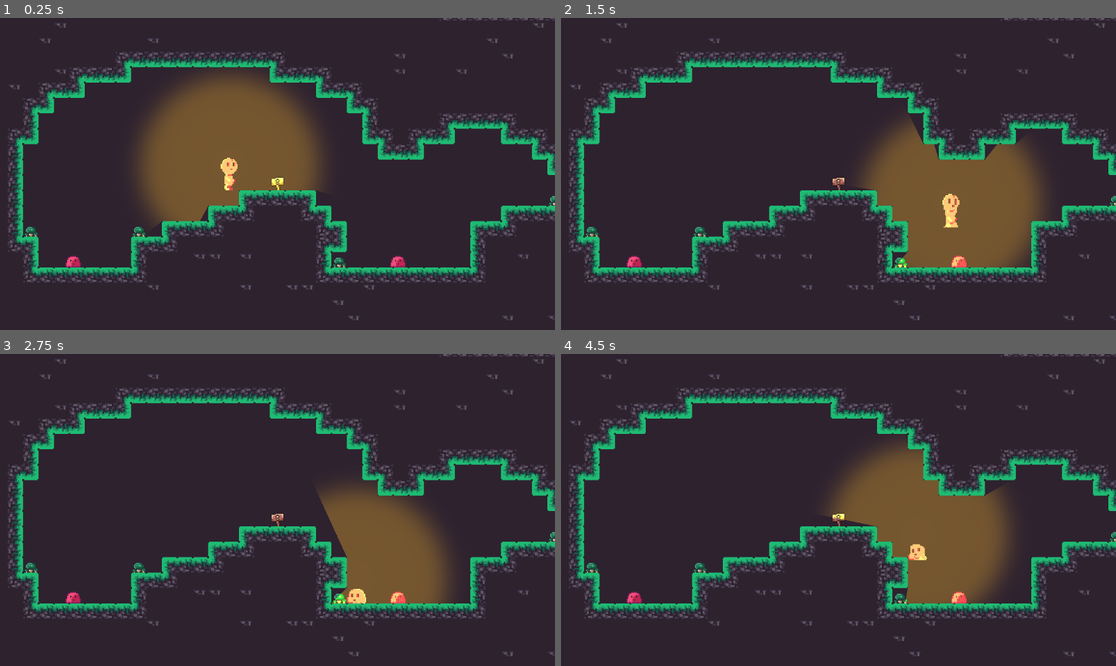
Above: before the commit, frames 1-4 (two rows, left to right).
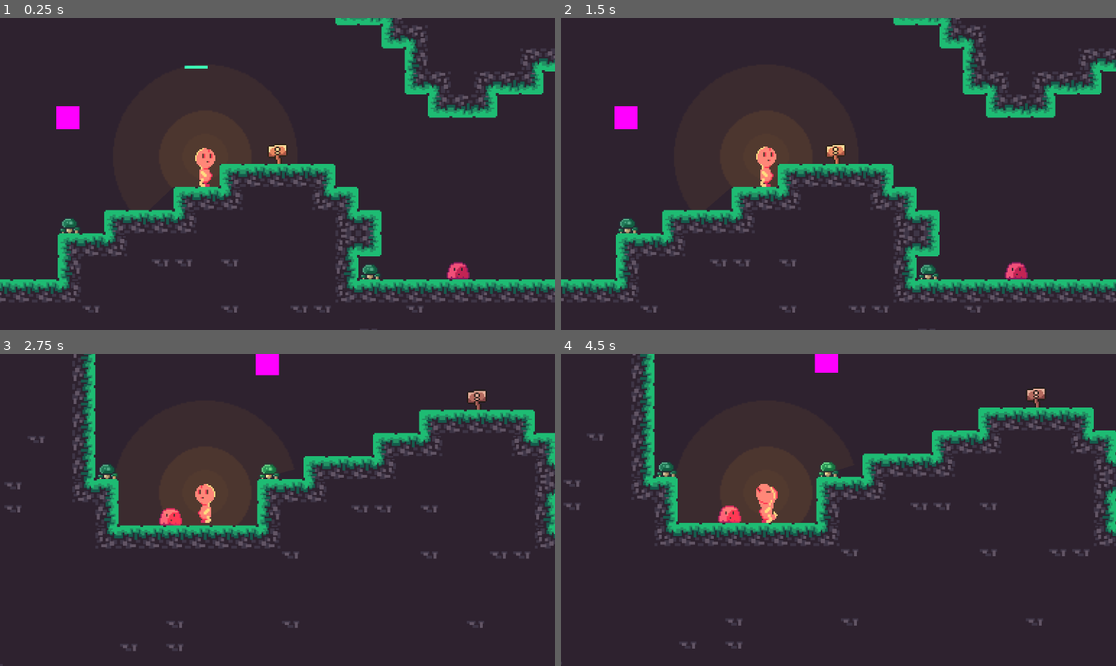
Above: after the commit, the same moments.

Repository: LucasKantola/Pirots-2-game-jam
Game: Godot game, scene res://Assets/Scenes/Main.tscn
The game is run twice, just before and just after one commit, with the same random seed, the same clock (stepped at 60 frames per second) and the same inputs.
Inputs:
- Up to frame 1 (0.25 s): no input
- Up to frame 2 (1.5 s): tap Enter (ui_accept) at 0.5, 0.77, 0.8, 1.07, 1.35 s; hold Space (shoot, bound only after the commit) 0.53-1.28 s; hold D (right) from 0.53 s (still down)
- Up to frame 3 (2.75 s): tap Enter (ui_accept) at 1.52, 1.82, 2.3 s; tap Space (shoot, bound only after the commit) at 1.55 s; release D (right) at 2.03 s; hold A (left) from 2.03 s (still down); hold Space (shoot, bound only after the commit) from 2.03 s (still down)
- Up to frame 4 (4.5 s): release A (left) at 2.78 s; release Space (shoot, bound only after the commit) at 2.78 s; hold D (right) 2.78-4.28 s; tap Space (shoot, bound only after the commit) at 2.85, 4.35 s; tap Enter (ui_accept) at 3.02, 3.32, 3.5, 3.6, 3.77, 4.07, 4.25 s; tap 5 (debug_fire) at 4.15 s; hold A (left) from 4.28 s (still down)

The runs differ from the first frame. In frame 1, 28% of the frame differs, in the area x 0-100%, y 0-97%; in frame 2, 31%; in frame 3, 26%; in frame 4, 28%.

Commit message:
added water shooting that checks collisions :)

Diff:
--- a/Assets/Scenes/Main.tscn
+++ b/Assets/Scenes/Main.tscn
@@ -1,10 +1,12 @@
-[gd_scene load_steps=13 format=3 uid="uid://bdr041g8ky1xn"]
+[gd_scene load_steps=15 format=3 uid="uid://bdr041g8ky1xn"]
 
 [ext_resource type="Texture2D" uid="uid://fq6s30jbt68e" path="res://Assets/Sprites/brackeys_platformer_assets/sprites/world_tileset.png" id="1_5tgm8"]
 [ext_resource type="PackedScene" uid="uid://b0wewlor2hl5b" path="res://Assets/Scenes/Player.tscn" id="2_w1t2q"]
 [ext_resource type="Texture2D" uid="uid://c7k6ojhpnmrk3" path="res://Assets/Sprites/TileSheet.png" id="2_w1yay"]
 [ext_resource type="PackedScene" uid="uid://7gmy4iiwnaru" path="res://Assets/Scenes/Slime.tscn" id="4_pshyo"]
 [ext_resource type="Texture2D" uid="uid://bgrfov2fvj84j" path="res://Assets/Images/Untitled.png" id="4_wibtl"]
+[ext_resource type="PackedScene" uid="uid://dngnfi8yrwdev" path="res://Assets/Scenes/plant.tscn" id="6_i4rig"]
+[ext_resource type="PackedScene" uid="uid://ciashg2xtq41g" path="res://Assets/Scenes/drop.tscn" id="7_1dwbc"]
 
 [sub_resource type="TileSetAtlasSource" id="TileSetAtlasSource_cfglh"]
 texture = ExtResource("2_w1yay")
@@ -1180,9 +1182,9 @@
 [node name="Player" parent="." instance=ExtResource("2_w1t2q")]
 position = Vector2(230, 56)
 
-[node name="Camera2D" type="Camera2D" parent="."]
-position = Vector2(280, 63)
-zoom = Vector2(2, 2)
+[node name="Camera2D" type="Camera2D" parent="Player"]
+position = Vector2(50, 7)
+zoom = Vector2(3, 3)
 
 [node name="Slime" parent="." instance=ExtResource("4_pshyo")]
 position = Vector2(405, 150)
@@ -1190,3 +1192,11 @@
 [node name="Fish" parent="." instance=ExtResource("4_pshyo")]
 position = Vector2(68, 146)
 EnemyType = 1
+
+[node name="Plant" parent="." instance=ExtResource("6_i4rig")]
+position = Vector2(135, 48)
+
+[node name="Particle" parent="." instance=ExtResource("7_1dwbc")]
+position = Vector2(180, 3)
+velocity = Vector2(50, 0)
+direction = Vector2(1, -0.5)
--- a/Assets/Scenes/Player.tscn
+++ b/Assets/Scenes/Player.tscn
@@ -1,11 +1,11 @@
-[gd_scene load_steps=22 format=3 uid="uid://b0wewlor2hl5b"]
+[gd_scene load_steps=33 format=3 uid="uid://b0wewlor2hl5b"]
 
 [ext_resource type="Script" path="res://Assets/Scripts/Player.gd" id="1_a2euo"]
 [ext_resource type="Texture2D" uid="uid://duah2buqmeomi" path="res://Assets/Sprites/Char-AnimationSheet.png" id="2_oktc3"]
-[ext_resource type="Texture2D" uid="uid://mvfdnrwo8bmv" path="res://Assets/Shaders/lightTexture.png" id="3_b6e2h"]
+[ext_resource type="Texture2D" uid="uid://cx7kp72ywkbas" path="res://Assets/Sprites/PointLight.png" id="3_kxc3c"]
 
 [sub_resource type="RectangleShape2D" id="RectangleShape2D_o2kg6"]
-size = Vector2(20, 70)
+size = Vector2(16, 29)
 
 [sub_resource type="AtlasTexture" id="AtlasTexture_lflea"]
 atlas = ExtResource("2_oktc3")
@@ -38,6 +38,38 @@
 [sub_resource type="AtlasTexture" id="AtlasTexture_d8snc"]
 atlas = ExtResource("2_oktc3")
 region = Rect2(112, 0, 16, 32)
+
+[sub_resource type="AtlasTexture" id="AtlasTexture_5brtk"]
+atlas = ExtResource("2_oktc3")
+region = Rect2(0, 160, 16, 32)
+
+[sub_resource type="AtlasTexture" id="AtlasTexture_la3j3"]
+atlas = ExtResource("2_oktc3")
+region = Rect2(16, 160, 16, 32)
+
+[sub_resource type="AtlasTexture" id="AtlasTexture_7ahxy"]
+atlas = ExtResource("2_oktc3")
+region = Rect2(32, 160, 16, 32)
+
+[sub_resource type="AtlasTexture" id="AtlasTexture_6y8ra"]
+atlas = ExtResource("2_oktc3")
+region = Rect2(48, 160, 16, 32)
+
+[sub_resource type="AtlasTexture" id="AtlasTexture_fw53n"]
+atlas = ExtResource("2_oktc3")
+region = Rect2(64, 160, 16, 32)
+
+[sub_resource type="AtlasTexture" id="AtlasTexture_prd7x"]
+atlas = ExtResource("2_oktc3")
+region = Rect2(80, 160, 16, 32)
+
+[sub_resource type="AtlasTexture" id="AtlasTexture_32kba"]
+atlas = ExtResource("2_oktc3")
+region = Rect2(96, 160, 16, 32)
+
+[sub_resource type="AtlasTexture" id="AtlasTexture_toa87"]
+atlas = ExtResource("2_oktc3")
+region = Rect2(112, 160, 16, 32)
 
 [sub_resource type="AtlasTexture" id="AtlasTexture_cmn0y"]
 atlas = ExtResource("2_oktc3")
@@ -100,6 +132,35 @@
 }],
 "loop": true,
 "name": &"Idle",
+"speed": 10.0
+}, {
+"frames": [{
+"duration": 1.0,
+"texture": SubResource("AtlasTexture_5brtk")
+}, {
+"duration": 1.0,
+"texture": SubResource("AtlasTexture_la3j3")
+}, {
+"duration": 1.0,
+"texture": SubResource("AtlasTexture_7ahxy")
+}, {
+"duration": 1.0,
+"texture": SubResource("AtlasTexture_6y8ra")
+}, {
+"duration": 1.0,
+"texture": SubResource("AtlasTexture_fw53n")
+}, {
+"duration": 1.0,
+"texture": SubResource("AtlasTexture_prd7x")
+}, {
+"duration": 1.0,
+"texture": SubResource("AtlasTexture_32kba")
+}, {
+"duration": 1.0,
+"texture": SubResource("AtlasTexture_toa87")
+}],
+"loop": false,
+"name": &"Transform-fish",
 "speed": 10.0
 }, {
 "frames": [{
@@ -132,27 +193,60 @@
 "speed": 10.0
 }]
 
+[sub_resource type="Gradient" id="Gradient_d5v32"]
+colors = PackedColorArray(0.0431373, 0.368627, 0.396078, 1, 0.560784, 0.972549, 0.886275, 1)
+
+[sub_resource type="GradientTexture1D" id="GradientTexture1D_hl6mv"]
+gradient = SubResource("Gradient_d5v32")
+
+[sub_resource type="ParticleProcessMaterial" id="ParticleProcessMaterial_rqe11"]
+particle_flag_disable_z = true
+particle_flag_damping_as_friction = true
+emission_shape_scale = Vector3(1, 0.5, 1)
+emission_shape = 3
+emission_box_extents = Vector3(0.5, 0.5, 0)
+direction = Vector3(1, -1, 0)
+spread = 11.0
+flatness = 0.3
+initial_velocity_min = 300.0
+initial_velocity_max = 350.0
+gravity = Vector3(0, 982, 0)
+damping_min = 0.1
+damping_max = 0.1
+scale_min = 0.8
+scale_max = 2.8
+color_ramp = SubResource("GradientTexture1D_hl6mv")
+turbulence_noise_strength = 0.1
+collision_mode = 2
+
 [node name="Player" type="CharacterBody2D" groups=["Player"]]
 texture_filter = 1
+collision_layer = 2
 script = ExtResource("1_a2euo")
 swollenShaderPath = "res://Assets/Shaders/Swollen.tres"
 
-[node name="CollisionShape2D" type="CollisionShape2D" parent="."]
-position = Vector2(0, -17.5)
-scale = Vector2(1, 0.5)
+[node name="Hitbox" type="CollisionShape2D" parent="."]
+position = Vector2(0, 1.5)
 shape = SubResource("RectangleShape2D_o2kg6")
 
 [node name="AnimatedSprite2D" type="AnimatedSprite2D" parent="."]
 texture_filter = 1
-position = Vector2(1.00974e-28, -20)
-scale = Vector2(1.25, 1.25)
 sprite_frames = SubResource("SpriteFrames_6v0dd")
 animation = &"Idle"
 autoplay = "Idle"
 
 [node name="PointLight2D" type="PointLight2D" parent="."]
-position = Vector2(0, -26)
-color = Color(0.591281, 0.590473, 0, 1)
-energy = 2.65
+position = Vector2(0, -5)
+color = Color(0.796078, 0.717647, 0, 1)
 shadow_enabled = true
-texture = ExtResource("3_b6e2h")
+texture = ExtResource("3_kxc3c")
+
+[node name="WaterGun" type="GPUParticles2D" parent="."]
+position = Vector2(7, -9)
+amount = 200
+process_material = SubResource("ParticleProcessMaterial_rqe11")
+visibility_rect = Rect2(-4.07683, -31.3164, 141.413, 150.496)
+trail_enabled = true
+trail_lifetime = 0.1
+
+[node name="collisionChecker" type="Node2D" parent="WaterGun"]
--- a/Assets/Scenes/Slime.tscn
+++ b/Assets/Scenes/Slime.tscn
@@ -4,7 +4,7 @@
 [ext_resource type="Script" path="res://Assets/Scripts/Enemy.gd" id="1_n8khh"]
 
 [sub_resource type="RectangleShape2D" id="RectangleShape2D_txcix"]
-size = Vector2(48, 12)
+size = Vector2(42, 12)
 
 [sub_resource type="AtlasTexture" id="AtlasTexture_d277n"]
 atlas = ExtResource("1_mrr3u")
@@ -30,9 +30,13 @@
 [node name="Slime" type="CharacterBody2D"]
 texture_filter = 1
 position = Vector2(0, -2)
+collision_layer = 3
+collision_mask = 3
 script = ExtResource("1_n8khh")
 
 [node name="Hitbox Area" type="Area2D" parent="."]
+collision_layer = 3
+collision_mask = 3
 
 [node name="Hitbox" type="CollisionShape2D" parent="Hitbox Area"]
 position = Vector2(0, 2)
@@ -43,6 +47,8 @@
 sprite_frames = SubResource("SpriteFrames_7ft5y")
 
 [node name="Hurtbox Area" type="Area2D" parent="."]
+collision_layer = 3
+collision_mask = 3
 
 [node name="Hurtbox" type="CollisionShape2D" parent="Hurtbox Area"]
 position = Vector2(0, -4.5)
--- /dev/null
+++ b/Assets/Scenes/drop.tscn
@@ -0,0 +1,27 @@
+[gd_scene load_steps=5 format=3 uid="uid://ciashg2xtq41g"]
+
+[ext_resource type="Script" path="res://Assets/Scripts/Drop.gd" id="1_41sel"]
+[ext_resource type="Texture2D" uid="uid://bnd0v3lthfwkm" path="res://Assets/Sprites/Sprite-0006.png" id="1_q7b4e"]
+
+[sub_resource type="RectangleShape2D" id="RectangleShape2D_s21a3"]
+size = Vector2(16, 16)
+
+[sub_resource type="AtlasTexture" id="AtlasTexture_oud2v"]
+atlas = ExtResource("1_q7b4e")
+region = Rect2(0, 16, 16, 16)
+
+[node name="Particle" type="RigidBody2D"]
+texture_filter = 1
+collision_layer = 0
+collision_mask = 2147483649
+script = ExtResource("1_41sel")
+direction = Vector2(1, -1)
+speed = 200.0
+gravity = 200.0
+dragPercentage = 1.0
+
+[node name="CollisionShape2D" type="CollisionShape2D" parent="."]
+shape = SubResource("RectangleShape2D_s21a3")
+
+[node name="Sprite2D" type="Sprite2D" parent="."]
+texture = SubResource("AtlasTexture_oud2v")
--- /dev/null
+++ b/Assets/Scenes/plant.tscn
@@ -0,0 +1,23 @@
+[gd_scene load_steps=4 format=3 uid="uid://dngnfi8yrwdev"]
+
+[ext_resource type="Script" path="res://Assets/Scripts/plant.gd" id="1_la7jf"]
+
+[sub_resource type="RectangleShape2D" id="RectangleShape2D_tnyb6"]
+
+[sub_resource type="PlaceholderTexture2D" id="PlaceholderTexture2D_5uwmq"]
+size = Vector2(16, 16)
+
+[node name="Plant" type="Node2D"]
+script = ExtResource("1_la7jf")
+
+[node name="Area2D" type="Area2D" parent="."]
+collision_layer = 0
+collision_mask = 2147483648
+
+[node name="CollisionShape2D" type="CollisionShape2D" parent="Area2D"]
+shape = SubResource("RectangleShape2D_tnyb6")
+
+[node name="Sprite2D" type="Sprite2D" parent="."]
+texture = SubResource("PlaceholderTexture2D_5uwmq")
+
+[connection signal="body_entered" from="Area2D" to="." method="bodyEntered"]
--- /dev/null
+++ b/Assets/Scripts/Drop.gd
@@ -0,0 +1,26 @@
+extends RigidBody2D
+
+@export var velocity: Vector2 = Vector2.ZERO
+@export var direction: Vector2 = Vector2.ZERO
+@export var speed: float = 1200.0
+@export var gravity: float = 1000.0
+@export var dragPercentage: float = 63.0
+@export var lifetime: float = 1.0
+
+var timer: Timer
+
+func _ready():
+    velocity = direction * speed
+    timer = Timer.new()
+    add_child(timer)
+    timer.wait_time = lifetime
+    timer.connect("timeout", Callable(self, "_onTimerTimeout"))
+    timer.start()
+
+func _physics_process(delta):
+    velocity.y += gravity * delta
+    velocity.x -= velocity.x * dragPercentage * delta
+    move_and_collide(velocity * delta)
+
+func _onTimerTimeout():
+    queue_free()
--- a/Assets/Scripts/Enemy.gd
+++ b/Assets/Scripts/Enemy.gd
@@ -3,10 +3,10 @@
 class_name Enemy
 
 enum EnemyTypings {
-	SLIME,
-	FISH,
-	BEE,
-	ANT,
+    SLIME,
+    FISH,
+    BEE,
+    ANT,
 }
 
 @export var EnemyType: EnemyTypings
@@ -17,68 +17,68 @@
 var stompForce = 0
 
 func _ready():
-	self.name = str(EnemyType)
-	match EnemyType:
-		EnemyTypings.SLIME:
-			sprite.play("slime")
-			damage = 1
-			SPEED = 100
-			currentEffect = PlayerEffect.SLIME
-			effectiveTypes = [PlayerEffect.SWOLLEN]
-			stompForce = JUMP_VELOCITY * 0.8
-		EnemyTypings.FISH:
-			sprite.play("fish")
-			damage = 1
-			SPEED = 200
-			currentEffect = PlayerEffect.FISH
-			effectiveTypes = [PlayerEffect.SLIME]
-		EnemyTypings.BEE:
-			sprite.play("bee")
-			damage = 1
-			SPEED = 300
-			currentEffect = PlayerEffect.SWOLLEN
-			effectiveTypes = [PlayerEffect.FIRE]
-		EnemyTypings.ANT:
-			sprite.play("ant")
-			damage = 1
-			SPEED = 400
-			currentEffect = PlayerEffect.FIRE
-			effectiveTypes = [PlayerEffect.FISH]
+    self.name = str(EnemyType)
+    match EnemyType:
+        EnemyTypings.SLIME:
+            sprite.play("slime")
+            damage = 1
+            SPEED = 100
+            currentEffect = PlayerEffect.SLIME
+            effectiveTypes = [PlayerEffect.SWOLLEN]
+            stompForce = JUMP_VELOCITY * 0.8
+        EnemyTypings.FISH:
+            sprite.play("fish")
+            damage = 1
+            SPEED = 200
+            currentEffect = PlayerEffect.FISH
+            effectiveTypes = [PlayerEffect.SLIME]
+        EnemyTypings.BEE:
+            sprite.play("bee")
+            damage = 1
+            SPEED = 300
+            currentEffect = PlayerEffect.SWOLLEN
+            effectiveTypes = [PlayerEffect.FIRE]
+        EnemyTypings.ANT:
+            sprite.play("ant")
+            damage = 1
+            SPEED = 400
+            currentEffect = PlayerEffect.FIRE
+            effectiveTypes = [PlayerEffect.FISH]
 
 func _physics_process(delta):
-	addGravity(delta)
-	move_and_slide()
+    addGravity(delta)
+    move_and_slide()
 
 func hitbox_area_entered(_body_rid:RID, body:Node2D, _body_shape_index:int, _local_shape_index:int) -> void:
-	print("Hitbox area entered")
-	if body is Mob:
-		body = body as Mob
-		if body.name == "Player":
-			var player = body as Player
-			print("Player hit by enemy")
-			player.HP -= damage
-			if player.HP > 0:
-				player.transformTo(currentEffect)
-			else:
-				player.kill()
+    print("Hitbox area entered")
+    if body is Mob:
+        body = body as Mob
+        if body.name == "Player":
+            var player = body as Player
+            print("Player hit by enemy")
+            player.HP -= damage
+            if player.HP > 0:
+                player.transformTo(currentEffect)
+            else:
+                player.kill()
 
 func hurtbox_area_entered(_body_rid:RID, body:Node2D, _body_shape_index:int, _local_shape_index:int) -> void:
-	print("Hurtbox area entered")
-	if body is Mob:
-		body = body as Mob
-		if body.currentEffect in effectiveTypes and body.name == "Player":
-			var player = body as Player
-			print("Enemy killed by player")
-			player.velocity.y = stompForce
-			player.HP -= damage
-			if player.HP < 0:
-				player.kill()
-			kill()
-		elif body.name == "Player":
-			var player = body as Player
-			print(body.name + " hit by enemy")
-			player.HP -= damage
-			if player.HP > 0:
-				player.transformTo(currentEffect)
-			else:
-				player.kill()
+    print("Hurtbox area entered")
+    if body is Mob:
+        body = body as Mob
+        if body.currentEffect in effectiveTypes and body.name == "Player":
+            var player = body as Player
+            print("Enemy killed by player")
+            player.velocity.y = stompForce
+            player.HP -= damage
+            if player.HP < 0:
+                player.kill()
+            kill()
+        elif body.name == "Player":
+            var player = body as Player
+            print(body.name + " hit by enemy")
+            player.HP -= damage
+            if player.HP > 0:
+                player.transformTo(currentEffect)
+            else:
+                player.kill()
--- a/Assets/Scripts/Mob.gd
+++ b/Assets/Scripts/Mob.gd
@@ -10,7 +10,7 @@
 	FIRE,
 }
 
-#region Player Variables
+#region Variables
 @export var HP := 5
 #region Physics Variables
 @export var JUMP_VELOCITY := -300.0
--- a/Assets/Scripts/Player.gd
+++ b/Assets/Scripts/Player.gd
@@ -3,8 +3,14 @@
 class_name Player
 
 #region Player Variables
+var hflipped = false
 @export var isStomping = false
 @export var stopInput = false
+var hitbox: CollisionShape2D
+var waterParticle: GPUParticles2D
+@export var drop: PackedScene
+var spawnEveryXFrames = 5
+var framesSinceSpawn = 0
 #region Physics Variables
 var timeSinceGround = INF
 var timeSinceJumpPressed = INF
@@ -19,11 +25,38 @@
 func _ready():
 	world = get_node("/root/World")
 	tileMap = get_node("/root/World/TileMap")
+	hitbox = get_node("Hitbox")
+	waterParticle = get_node("WaterGun")
+	drop = load("res://Assets/Scenes/Drop.tscn")
+	#ifall skumma saker händer så säger vi fuck det här
+	if not world or not TileMap or not sprite or not hitbox or not waterParticle:
+		print("WARNING: Could not find world, tilemap or sprite")
+		get_tree().quit()
 
 func _physics_process(delta):
+	if Input.is_action_pressed("shoot"):
+		if currentEffect == PlayerEffect.FISH:
+			waterParticle.emitting = true
+			if framesSinceSpawn >= spawnEveryXFrames:
+				var dropInstance = drop.instantiate()
+				dropInstance.speed = 300
+				dropInstance.gravity = 200
+				if not hflipped:
+					dropInstance.position = position + Vector2(7, -9)
+					dropInstance.direction = Vector2(1, -0.5)
+				else:
+					dropInstance.position = position + Vector2(-7, -9)
+					dropInstance.direction = Vector2(-1, -0.5)
+				get_parent().add_child(dropInstance)
+				framesSinceSpawn = 0
+			else:
+				framesSinceSpawn += 1
+	else:
+		waterParticle.emitting = false
+
 	addGravity(delta)
 
-	if Input.is_action_just_pressed("ui_accept") or Input.is_action_just_pressed("up"):
+	if Input.is_action_just_pressed("up"):
 		if not stopInput:
 			timeSinceJumpPressed = 0.0
 	else:
@@ -50,8 +83,14 @@
 
 		if direction == 1:
 				sprite.flip_h = false
+				hflipped = false
+				waterParticle.process_material.set("direction", Vector2(1, -0.5))
+				waterParticle.position = Vector2(7, -9)
 		elif direction == -1:
 				sprite.flip_h = true
+				hflipped = true
+				waterParticle.process_material.set("direction", Vector2(-1, -0.5))
+				waterParticle.position = Vector2(-7, -9)
 	else:
 		velocity.x = move_toward(velocity.x, 0, SPEED)
 
@@ -59,7 +98,7 @@
 		velocity.x = 0
 	move_and_slide()
 
-func _input(event):
+func _unhandled_input(event):
 	if event.is_action_pressed("debug_none"):
 		transformTo(PlayerEffect.NONE)
 	if event.is_action_pressed("debug_slime"):
@@ -71,8 +110,10 @@
 	if event.is_action_pressed("debug_fire"):
 		transformTo(PlayerEffect.FIRE)
 
+
 ### tranform funkar inte att ha som namn på funktionen då det är en refenrens till en bodyns transform så den fick ett finare namn
 func transformTo(effect: PlayerEffect):
+	var tween: Tween
 	if currentEffect == effect:
 		# Player already has effect, do nothing
 		return
@@ -81,10 +122,13 @@
 		match currentEffect:
 			PlayerEffect.SLIME:
 				sprite.play_backwards("Transform-slime")
+				hitbox.shape.size = Vector2(16, 29)
+				hitbox.position = Vector2(0, 1.15)
 			PlayerEffect.FISH:
-				pass
+				sprite.play_backwards("Transform-fish")
 			PlayerEffect.SWOLLEN:
-				scale = Vector2(1.0, 1.0)
+				tween = create_tween()
+				tween.tween_property(self, "scale", Vector2(1.0, 1.0), 0.8)
 				sprite.material = null
 			PlayerEffect.FIRE:
 				pass
@@ -95,15 +139,20 @@
 			print("transformTo slime")
 			sprite.play("Transform-slime")
 			await sprite.animation_finished
+			hitbox.shape.size = Vector2(16, 13)
+			hitbox.position = Vector2(0, 9.5)
 			stopInput = false
 		PlayerEffect.FISH:
 			stopInput = true
 			print("transformTo fish")
+			sprite.play("Transform-fish")
+			await sprite.animation_finished
 			stopInput = false
 		PlayerEffect.SWOLLEN:
 			stopInput = true
 			print("transformTo swollen")
-			scale = Vector2(2.0, 2.0)
+			tween = create_tween()
+			tween.tween_property(self, "scale", Vector2(1.5, 1.5), 0.8)
 			var shader = load(swollenShaderPath)
 			if not shader:
 				print("WARNING: Could not find swollen shader")
@@ -116,6 +165,9 @@
 			stopInput = true
 			print("transformTo fire")
 			stopInput = false
+	if tween:
+		await tween.finished
+		tween.kill()
 	currentEffect = effect
 
 func kill() -> void:
--- /dev/null
+++ b/Assets/Scripts/plant.gd
@@ -0,0 +1,7 @@
+extends Node2D
+
+var maxHeight = 100
+
+func bodyEntered(body: Node2D) -> void:
+    print_debug("bodyEntered" + body.name)
+    print(str(body))
--- a/Assets/Shaders/Swollen.tres
+++ b/Assets/Shaders/Swollen.tres
@@ -85,6 +85,7 @@
 
 }
 "
+graph_offset = Vector2(-306.11, -278.783)
 mode = 1
 flags/light_only = false
 nodes/fragment/0/position = Vector2(1500, 220)
--- a/project.godot
+++ b/project.godot
@@ -66,3 +66,12 @@
 , Object(InputEventKey,"resource_local_to_scene":false,"resource_name":"","device":-1,"window_id":0,"alt_pressed":false,"shift_pressed":false,"ctrl_pressed":false,"meta_pressed":false,"pressed":false,"keycode":0,"physical_keycode":4194322,"key_label":0,"unicode":0,"echo":false,"script":null)
 ]
 }
+shoot={
+"deadzone": 0.5,
+"events": [Object(InputEventKey,"resource_local_to_scene":false,"resource_name":"","device":-1,"window_id":0,"alt_pressed":false,"shift_pressed":false,"ctrl_pressed":false,"meta_pressed":false,"pressed":false,"keycode":0,"physical_keycode":32,"key_label":0,"unicode":32,"echo":false,"script":null)
+]
+}
+
+[layer_names]
+
+2d_physics/layer_32="Water Particle"
Binary file changed: Assets/Sprites/Char-AnimationSheet.png
Binary file added: Assets/Sprites/PointLight.png
Not shown, added: Assets/Sprites/PointLight.png.import
Binary file added: Assets/Sprites/Sprite-0006.png
Not shown, added: Assets/Sprites/Sprite-0006.png.import
